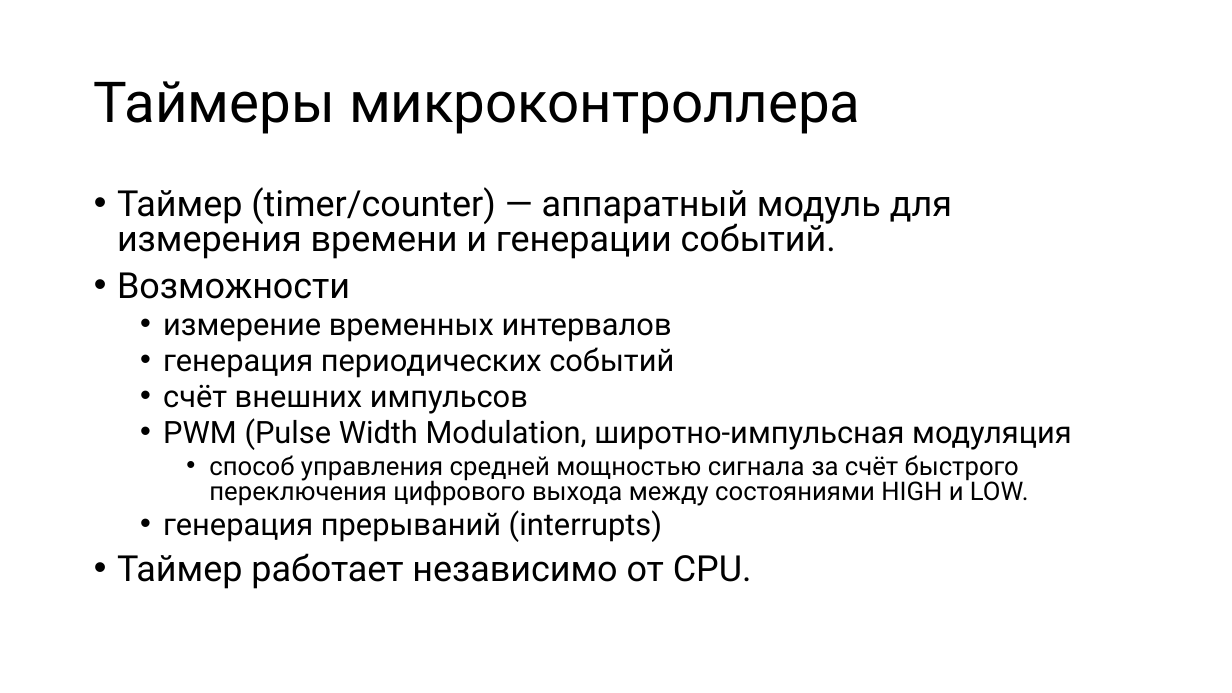
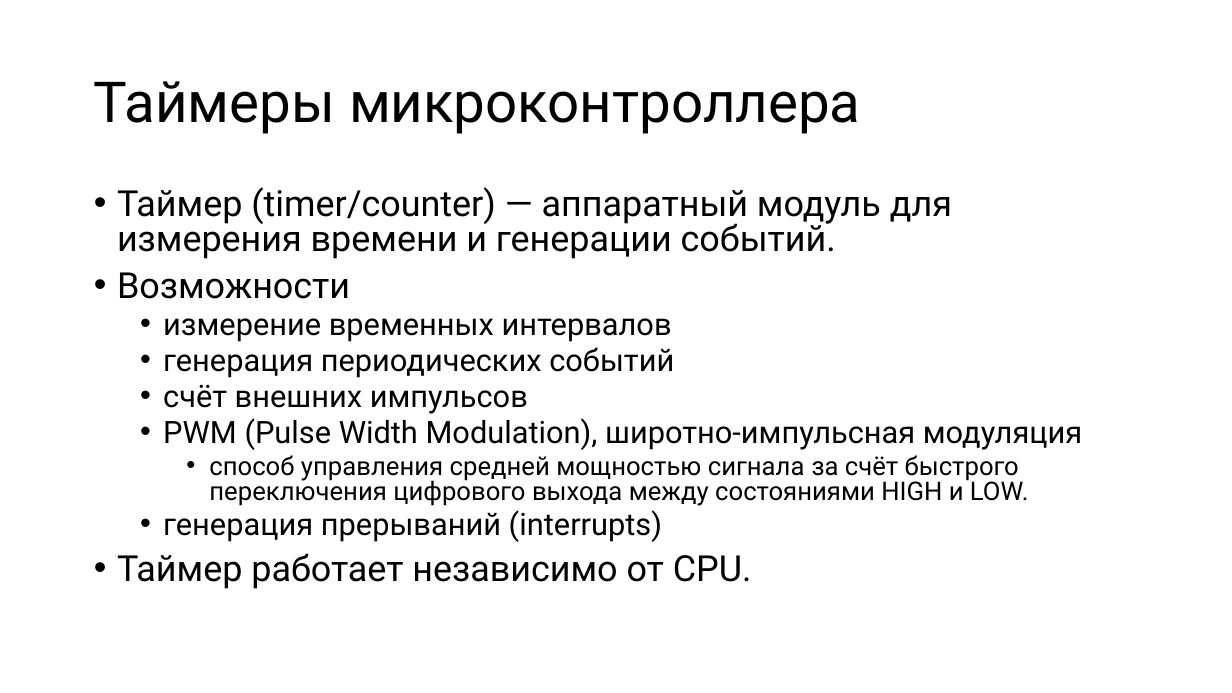
Before and after one commit to alexey-malov/mpp, a slide deck: slide 31 of lectures/14/Microcontroller Programming.pptx. Drawn at 1232x693 pixels with LibreOffice and Linux fonts; fonts in the diff are those of the drawing. Boxes give left, top, right and bottom in pixels: in the first picture for what was removed or moved away, otherwise in the second. Text is boxed around its words. In the diff, an @@ line names an element or a change of style, - is before the commit and + after.

```diff
--- a/lectures/14/Microcontroller Programming.pptx
+++ b/lectures/14/Microcontroller Programming.pptx
@@ text at (x1=163, y1=418, x2=1082, y2=450): text changed @@
-  • PWM (Pulse Width Modulation, широтно-импульсная модуляция
+  • PWM (Pulse Width Modulation), широтно-импульсная модуляция
```
Also in this commit, not shown: 1 other slide changed, 1 other file.
